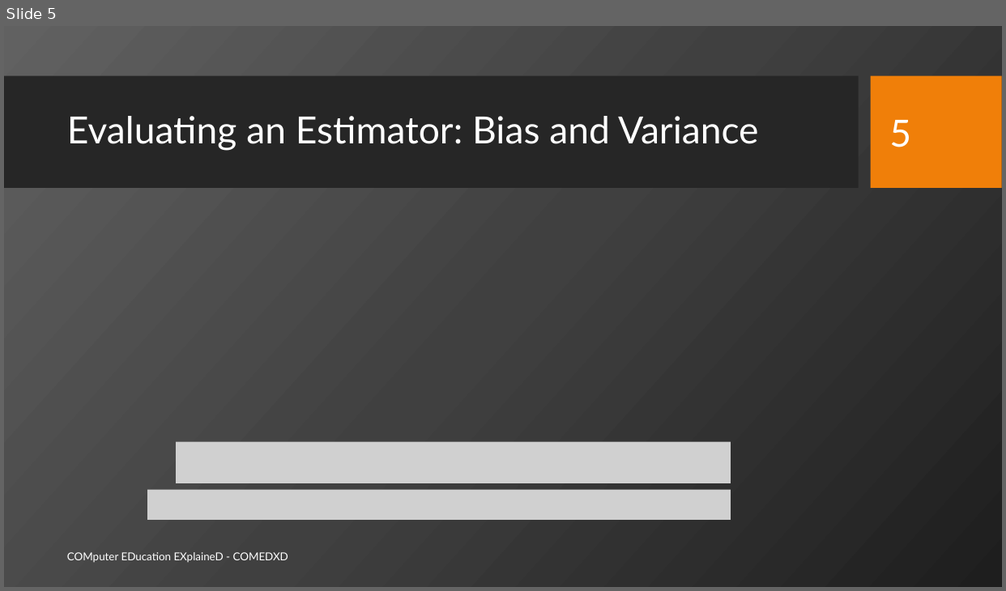
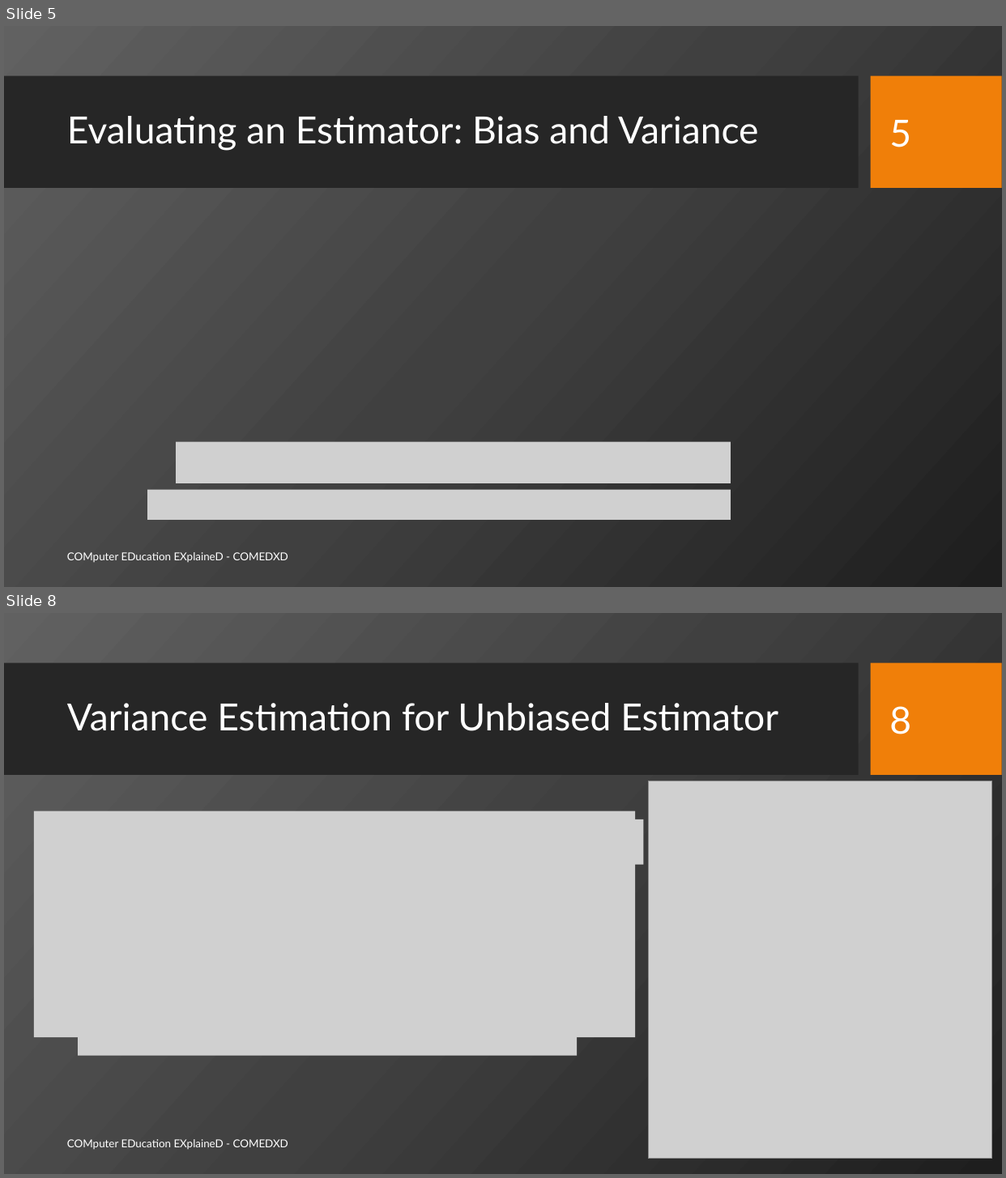
Before and after one commit to sajjo79/Machine-Learning, a slide deck: Slides/ML-Ch4-Parametric Methods-II.pptx. Shown one above the other, each under a label of ours: slide 5 before the commit, slides 5 and 8 after it; the slides between them are not shown. The pictures are 1006x591 and 1006x1178 pixels, drawn with LibreOffice and Linux fonts; fonts in the diff are those of the drawing; grey boxes stand for pictures; background and template pictures are left out. Boxes give left, top, right and bottom in pixels: in the first picture for what was removed or moved away, otherwise in the second. Text is boxed around its words. In the diff, an @@ line names an element or a change of style, - is before the commit and + after.

```diff
--- a/Slides/ML-Ch4-Parametric Methods-II.pptx
+++ b/Slides/ML-Ch4-Parametric Methods-II.pptx
@@ slide 8 added at [4,613,1002,1174], background picture (left out); not listed: 2 template elements that a slide beside it also shows @@
@@ title added at [67,703,778,731], 36 pt, text #FFFFFF @@
+Variance Estimation for Unbiased Estimator
@@ page number added at [889,706,911,735], 36 pt, text #FFFFFF @@
+8
@@ picture added at [648,781,991,1159] @@
@@ picture added at [34,811,635,1038] @@
@@ picture added at [510,820,643,865] @@
@@ picture added at [78,1003,577,1056] @@
@@ text added at [67,1139,288,1149], 10.5 pt, text #FFFFFF @@
+COMputer EDucation EXplaineD - COMEDXD
```
Also in this commit, not shown: 6 slides changed, 5 other slides added.
